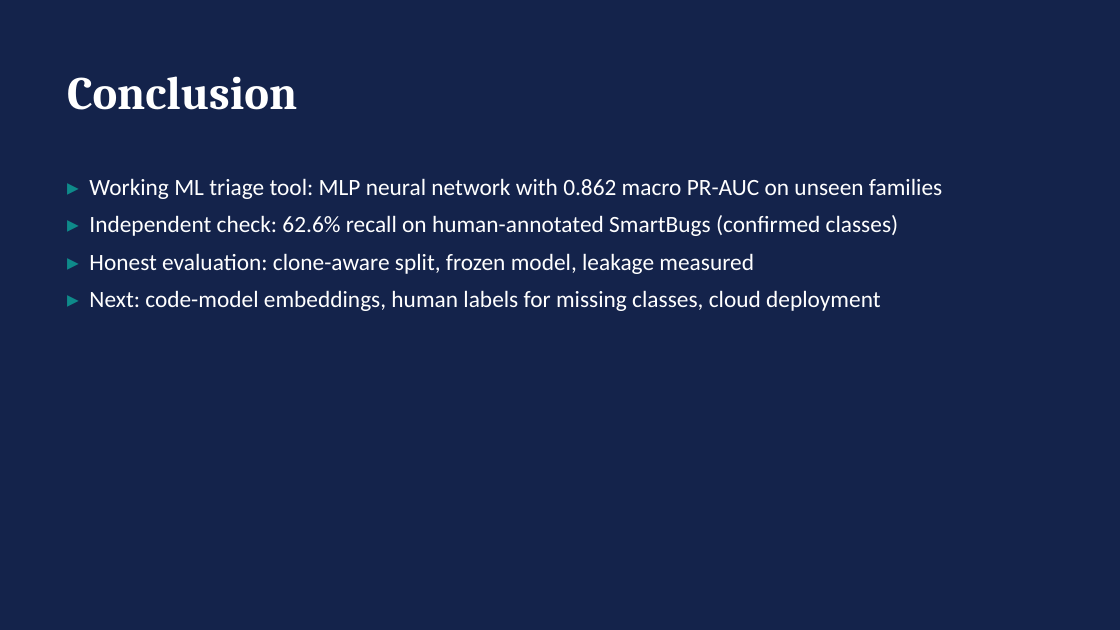
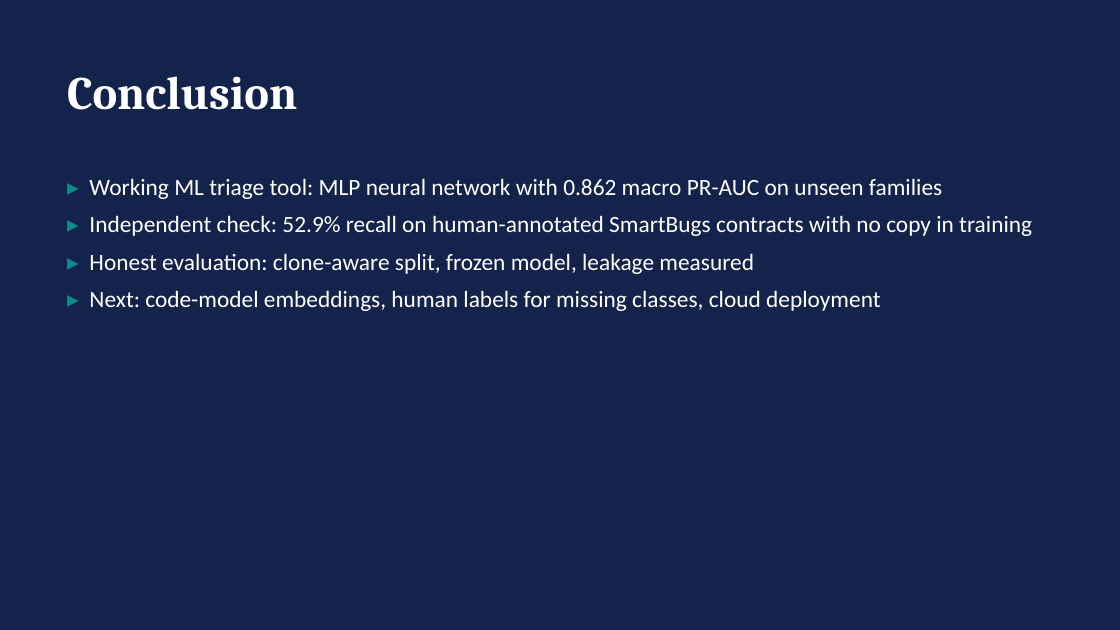
Before and after one commit to tlhaasami/muhafix-sol, a slide deck: slide 19 of reports/Muhafiz_sol_Slides.pptx. Drawn at 1120x630 pixels with LibreOffice and Linux fonts; fonts in the diff are those of the drawing. Boxes give left, top, right and bottom in pixels: in the first picture for what was removed or moved away, otherwise in the second. Text is boxed around its words. In the diff, an @@ line names an element or a change of style, - is before the commit and + after.

```diff
--- a/reports/Muhafiz_sol_Slides.pptx
+++ b/reports/Muhafiz_sol_Slides.pptx
@@ text at box(89, 215, 1032, 236): text changed @@
-▸ Independent check: 62.6% recall on human-annotated SmartBugs (confirmed classes)
+▸ Independent check: 52.9% recall on human-annotated SmartBugs contracts with no copy in training
```
Also in this commit, not shown: 5 other slides changed, 19 other files.
